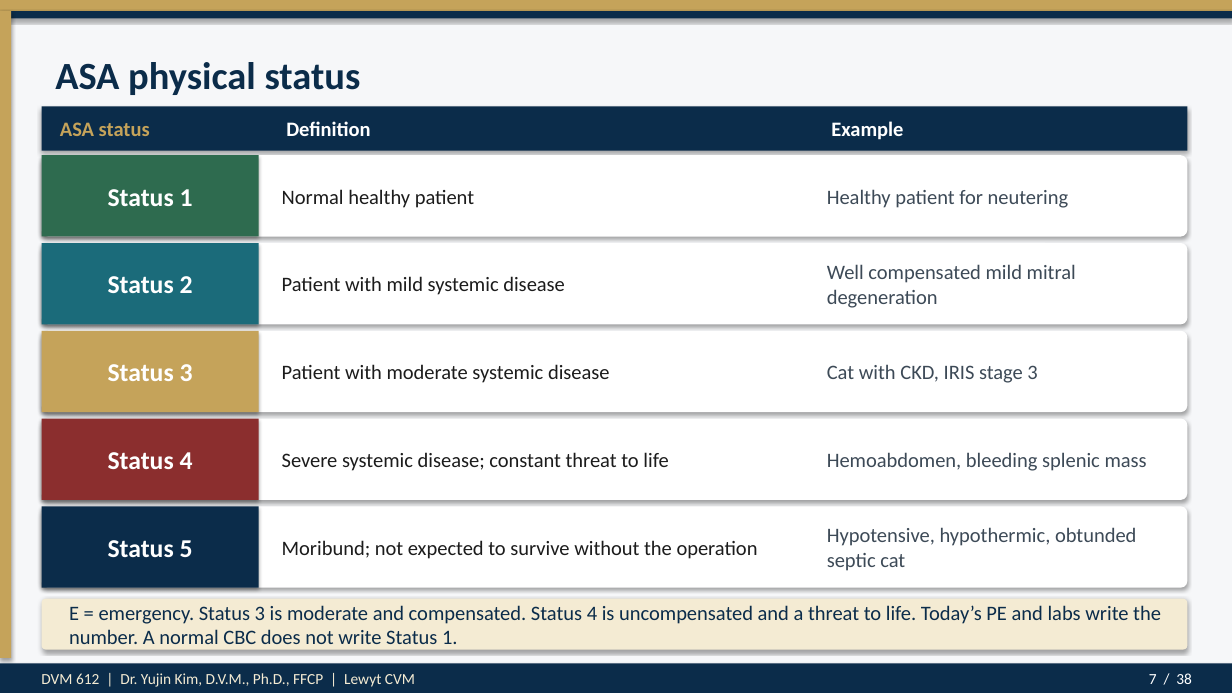
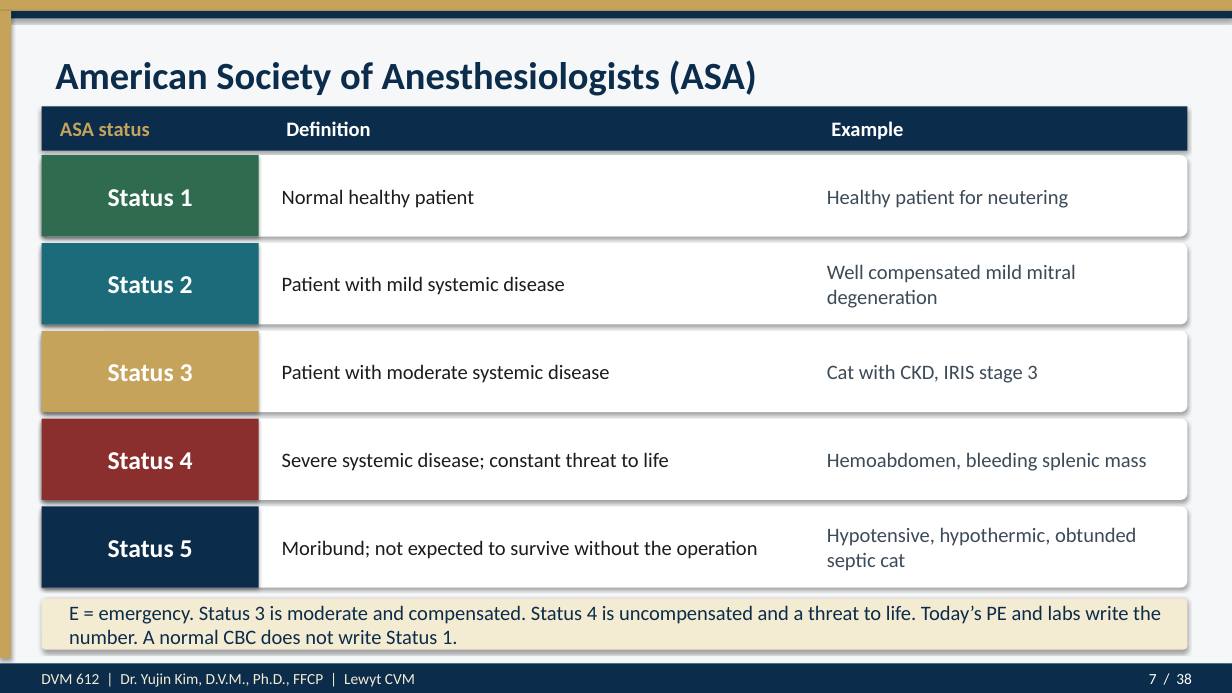
Before and after one commit to drkimvet/happycare, a slide deck: slide 7 of lectures/DVM-612_Week4_Preop_PatientPrep_Postop.pptx. Drawn at 1232x693 pixels with LibreOffice and Linux fonts; fonts in the diff are those of the drawing. Boxes give left, top, right and bottom in pixels: in the first picture for what was removed or moved away, otherwise in the second. Text is boxed around its words. In the diff, an @@ line names an element or a change of style, - is before the commit and + after.

```diff
--- a/lectures/DVM-612_Week4_Preop_PatientPrep_Postop.pptx
+++ b/lectures/DVM-612_Week4_Preop_PatientPrep_Postop.pptx
@@ text at (x1=55, y1=60, x2=757, y2=96): text changed @@
-ASA physical status
+American Society of Anesthesiologists (ASA)
```
Also in this commit, not shown: 1 other slide changed, 2 other files.
